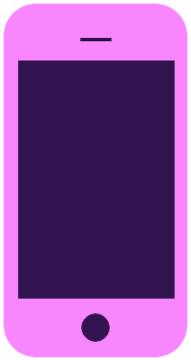
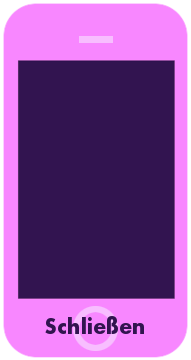
Layered file, before and after one edit (191×360). Changes by layer:
added layer "Schließen" above "iphone pink" over 45, 316, 144, 334
painted on "iphone pink" over 73, 36, 118, 351
